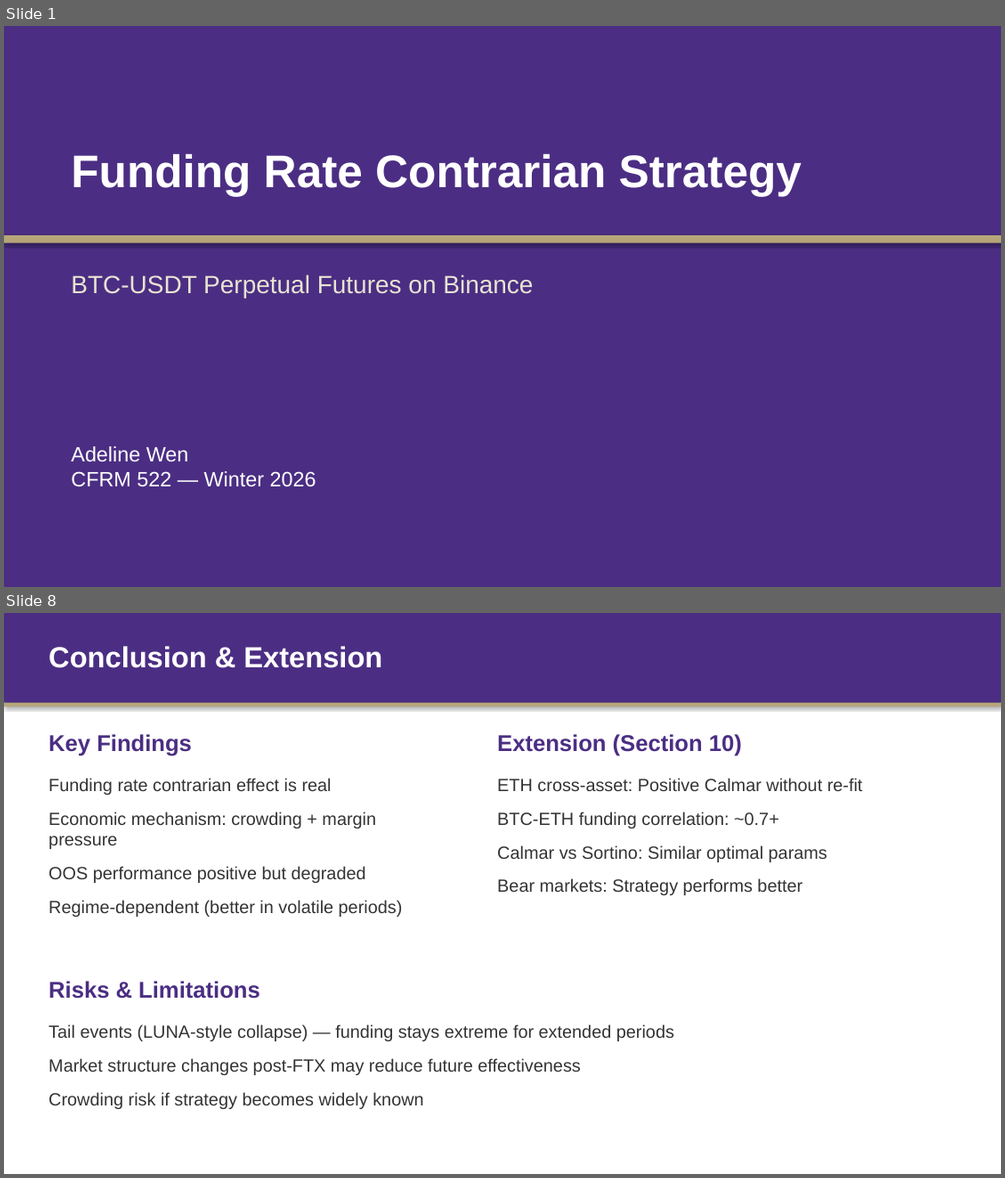
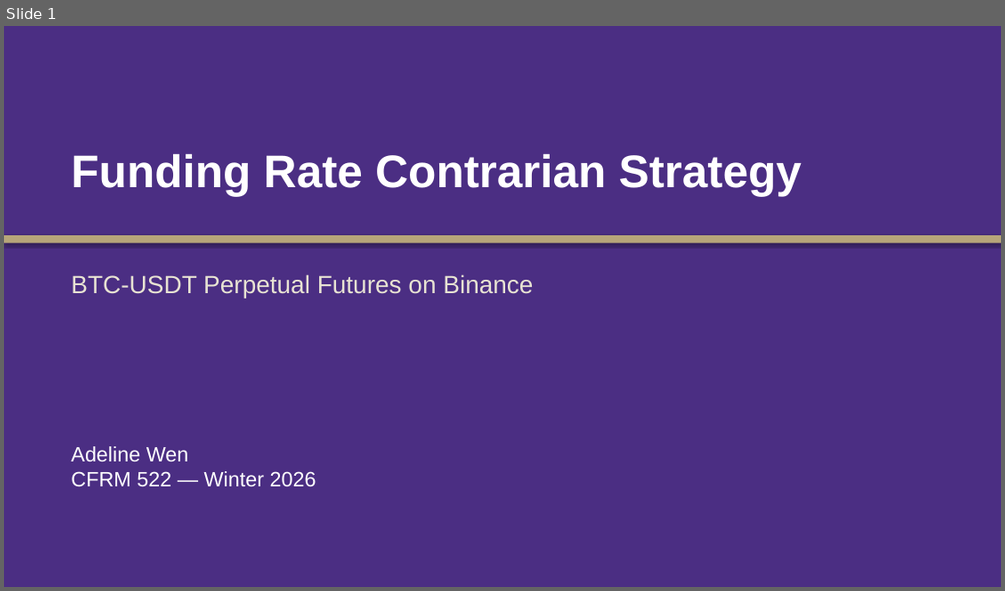
Before and after one commit to Tyche1107/Strategy-project, a slide deck: CFRM522_Presentation.pptx. Shown one above the other, each under a label of ours: slides 1 and 8 before the commit, slide 1 after it; the slides between them are not shown. The pictures are 1005x1178 and 1005x591 pixels, drawn with LibreOffice and Linux fonts; fonts in the diff are those of the drawing. Boxes give left, top, right and bottom in pixels: in the first picture for what was removed or moved away, otherwise in the second. Text is boxed around its words. In the diff, an @@ line names an element or a change of style, - is before the commit and + after.

```diff
--- a/CFRM522_Presentation.pptx
+++ b/CFRM522_Presentation.pptx
@@ slide 8 removed at [4,613,1001,1174], background #FFFFFF @@
@@ rectangle removed at [4,613,1001,703] @@
@@ text removed at [48,646,382,668] @@
-Conclusion & Extension
@@ rectangle removed at [4,703,1001,706] @@
@@ text removed at [48,734,192,756] @@
-Key Findings
@@ text removed at [497,734,742,756] @@
-Extension (Section 10)
@@ text removed at [48,778,403,916] @@
-Funding rate contrarian effect is real
-Economic mechanism: crowding + margin pressure
-OOS performance positive but degraded
-Regime-dependent (better in volatile periods)
@@ text removed at [497,778,863,895] @@
-ETH cross-asset: Positive Calmar without re-fit
-BTC-ETH funding correlation: ~0.7+
-Calmar vs Sortino: Similar optimal params
-Bear markets: Strategy performs better
@@ text removed at [48,981,260,998] @@
-Risks & Limitations
@@ text removed at [48,1024,674,1109] @@
-Tail events (LUNA-style collapse) — funding stays extreme for extended periods
-Market structure changes post-FTX may reduce future effectiveness
-Crowding risk if strategy becomes widely known
```
Also in this commit, not shown: 2 slides changed, 12 slides added, 5 other slides removed, 2 other files.
